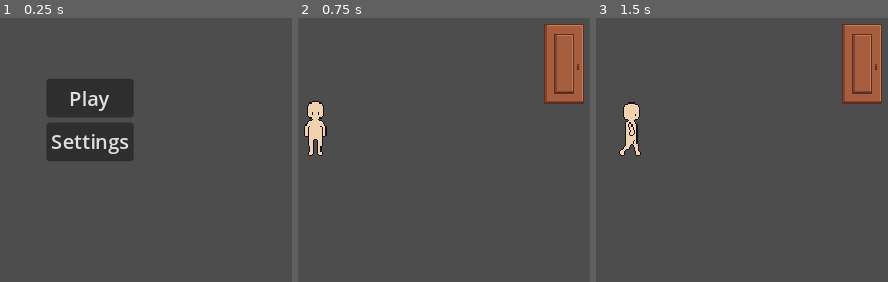
Above: before the commit, frames 1-3 (left to right).
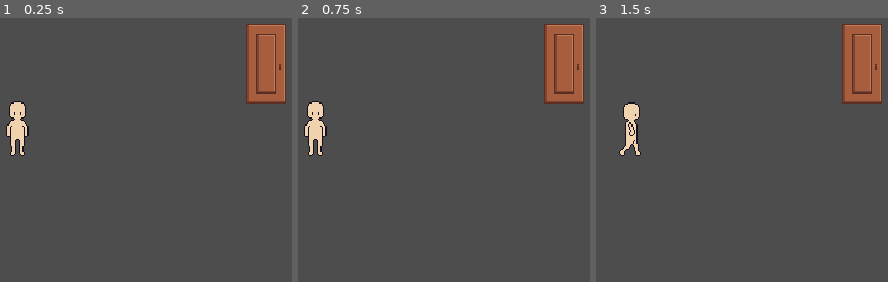
Above: after the commit, the same moments.

Repository: cristian-tentella/enigma-gioco
Game: Godot game, scene res://game/game.tscn
Same seed, same stepped clock (60 frames per second), same inputs: the game is played once before the commit and once after it. Before the commit the project starts from res://ui/start_menu/start_menu.tscn.
Inputs (mouse positions are in pixels of both pictures, inside the frame that each line leads up to):
- Up to frame 1 (0.25 s): no input
- Up to frame 2 (0.75 s): click (388, 97) at 0.5 s, where only the run before the commit has a clickable "Play"
- Up to frame 3 (1.5 s): tap Enter at 1.25 s; move the mouse to (861, 97) at 1.27 s; hold D (move_right) from 1.28 s (still down); hold Space (interact) from 1.28 s (still down); click (861, 97) at 1.42 s

The runs differ from the first frame. In frame 1, 13% of the frame differs, in the area x 2-98%, y 2-55%; in frame 2, nothing differs; in frame 3, nothing differs.

Commit message:
Continue project restructure

Diff:
--- a/components/interaction_detector/interaction_detector.gd
+++ b/components/interaction_detector/interaction_detector.gd
@@ -2,16 +2,13 @@
 extends Area2D
 
 
-const interaction_handler_script = preload("res://game/modules/interaction_handler.gd")
-
 @onready var interactions: Array[Interaction]
-@onready var interaction_handler = interaction_handler_script.new()
 
 
 func activate_closest_interaction():
 	if interactions.is_empty():
 		return
-	interaction_handler.handle_interaction(find_closest_interaction())
+	InteractionManager.handle_interaction(find_closest_interaction())
 
 
 func _on_area_entered(area: Area2D):
--- a/game/entities/player/player.gd
+++ b/game/entities/player/player.gd
@@ -1,10 +1,10 @@
+class_name Player
 extends CharacterBody2D
 
 
 @onready var animated_sprite = $AnimatedSprite2D
 @onready var interaction_detector = $InteractionDetector
 
-const pause_menu_scene = preload("res://ui/pause_menu/pause_menu.tscn")
 
 @export_category("Settings")
 @export_group("Movement constants")
@@ -18,17 +18,30 @@
 var movement_actions_queue: Array[String]
 
 
-func _physics_process(delta: float):
-	update_velocity(delta)
-	move_and_slide()
+func _ready():
+	InputManager.movement_action_pressed.connect(
+		func(movement_action: String):
+			self.movement_actions_queue.append(movement_action)
+	)
+
+	InputManager.movement_action_released.connect(
+		func(movement_action: String):
+			self.movement_actions_queue.erase(movement_action)
+	)
+
+	StateManager.player_can_move.connect(
+		func(player_can_move: bool):
+			if not player_can_move:
+				self.movement_actions_queue.clear()
+	)
 
 
-func _unhandled_input(event: InputEvent):
-	update_movement_actions_list(event)
-	handle_remaining_actions(event)
+func _physics_process(delta: float):
 	update_input_vector()
 	update_animated_sprite()
 	update_interaction_detector_position()
+	update_velocity(delta)
+	move_and_slide()
 
 
 func update_velocity(delta: float):
@@ -37,18 +50,8 @@
 	else:
 		self.velocity = self.velocity.lerp(
 			self.MAX_SPEED * self.input.normalized(),
-			self.ACCELERATION * delta
+			self.ACCELERATION * delta,
 		)
-
-
-func update_movement_actions_list(event: InputEvent):
-	for movement_action in self.MOVEMENT_ACTIONS:
-		if event.is_action_pressed(movement_action):
-			self.movement_actions_queue.append(movement_action)
-		if event.is_action_released(movement_action):
-			self.movement_actions_queue.erase(movement_action)
-	if not StateManager.should_player_be_able_to_move():
-		self.movement_actions_queue.clear()
 
 
 func update_input_vector():
@@ -58,12 +61,6 @@
 		new_input += get_vector_from_movement_action(movement_action)
 
 	self.input = new_input
-
-
-func handle_remaining_actions(event: InputEvent):
-	# TODO: find a better place for this
-	if event.is_action_pressed("interact"):
-		self.interaction_detector.activate_closest_interaction()
 
 
 func update_animated_sprite():
--- a/game/game.gd
+++ b/game/game.gd
@@ -1,2 +1,8 @@
-class_name Game
 extends Node
+
+
+@onready var player = $Player
+
+
+func _ready():
+	StateManager.player = player
--- a/game/game.tscn
+++ b/game/game.tscn
@@ -17,5 +17,5 @@
 
 [node name="House" parent="." instance=ExtResource("2_535vp")]
 
-[node name="Player" parent="House" instance=ExtResource("3_8jufx")]
+[node name="Player" parent="." instance=ExtResource("3_8jufx")]
 position = Vector2(262, 187)
--- a/game/modules/interaction_handler.gd
+++ /dev/null
@@ -1,20 +0,0 @@
-class_name InteractionHandler
-extends Node
-
-
-func handle_interaction(interaction: Interaction):
-	if interaction is ContainerInteraction:
-		handle_container_interaction(interaction)
-	elif interaction is DialogueInteraction:
-		handle_dialogue_interaction(interaction)
-
-
-func handle_container_interaction(interaction: ContainerInteraction):
-	if interaction.animated_sprite.animation == interaction.open_animation:
-		interaction.animated_sprite.animation = interaction.close_animation
-	else:
-		interaction.animated_sprite.animation = interaction.open_animation
-
-
-func handle_dialogue_interaction(interaction: DialogueInteraction):
-	DialogueManager.process_dialogue_interaction(interaction)
--- a/localization/dialogue/dialogues.gd
+++ b/localization/dialogue/dialogues.gd
@@ -1,6 +1,6 @@
 extends Node
 
 
-const dialogues = {
+const dialogues: Dictionary = {
 	"test": ["test_1", "test_2", "test_3"],
 }
--- /dev/null
+++ b/managers/dialogue.gd
@@ -0,0 +1,27 @@
+extends Node
+
+
+const dialogues = preload("res://localization/dialogue/dialogues.gd").dialogues
+
+signal has_started_displaying
+signal has_finished_displaying
+
+
+func handle_dialogue_interaction(dialogue_interaction: DialogueInteraction):
+	var dialogue_lines_ids = _get_dialogue_lines_ids(dialogue_interaction.dialogue_id)
+	var dialogue_lines = _dialogue_lines_ids_to_dialogue_lines(dialogue_lines_ids)
+
+	UIManager.show_dialogue_box(dialogue_lines)
+
+
+func _get_dialogue_lines_ids(dialogue_id: String) -> Array:
+	assert(dialogues.has(dialogue_id))
+	return dialogues.get(dialogue_id)
+
+
+func _dialogue_lines_ids_to_dialogue_lines(dialogue_lines_ids: Array) -> Array:
+	var dialogue_lines = dialogue_lines_ids.map(
+		func(dialogue_line_id: String): return tr(dialogue_line_id)
+	)
+
+	return dialogue_lines
--- a/managers/dialogue_manager.gd
+++ /dev/null
@@ -1,37 +0,0 @@
-extends Node
-
-
-const dialogues = preload("res://localization/dialogue/dialogues.gd").dialogues
-const dialogue_box_scene = preload("res://ui/dialogue_box/dialogue_box.tscn")
-
-
-func process_dialogue_interaction(dialogue_interaction: DialogueInteraction):
-	if not dialogues.has(dialogue_interaction.dialogue_id):
-		return
-	var dialogue_lines_ids = dialogues.get(dialogue_interaction.dialogue_id)
-
-	var dialogue_lines: Array[String] = []
-	for dialogue_line_id in dialogue_lines_ids:
-		dialogue_lines.append(tr(dialogue_line_id))
-
-	_process_dialogue_lines(dialogue_lines)
-
-
-func _process_dialogue_lines(dialogue_lines: Array[String]):
-	if not StateManager.is_dialogue_box_shown:
-		var dialogue_box = _spawn_dialogue_box()
-		dialogue_box.start_dialogue(dialogue_lines)
-		await dialogue_box.dialogue_finished_showing
-		_kill_dialogue_box(dialogue_box)
-
-
-func _spawn_dialogue_box() -> DialogueBox:
-	var dialogue_box = dialogue_box_scene.instantiate()
-	add_child(dialogue_box)
-	StateManager.is_dialogue_box_shown = true
-	return dialogue_box
-
-
-func _kill_dialogue_box(dialogue_box: DialogueBox):
-	dialogue_box.queue_free()
-	StateManager.is_dialogue_box_shown = false
--- /dev/null
+++ b/managers/input.gd
@@ -0,0 +1,43 @@
+extends Node
+
+
+const MOVE_UP = "move_up"
+const MOVE_DOWN = "move_down"
+const MOVE_RIGHT = "move_right"
+const MOVE_LEFT = "move_left"
+const INTERACT = "interact"
+
+const MOVEMENT_ACTIONS = [
+	MOVE_UP,
+	MOVE_DOWN,
+	MOVE_RIGHT,
+	MOVE_LEFT,
+]
+
+signal movement_action_pressed(movement_action: String)
+signal movement_action_released(movement_action: String)
+
+signal advance_dialogue
+
+
+func _input(input_event: InputEvent):
+	if StateManager.should_player_be_able_to_move:
+		_process_player_input_event(input_event)
+	else:
+		_process_ui_input_event(input_event)
+
+
+func _process_player_input_event(input_event: InputEvent):
+	for movement_action in MOVEMENT_ACTIONS:
+		if input_event.is_action_pressed(movement_action):
+			movement_action_pressed.emit(movement_action)
+		if input_event.is_action_released(movement_action):
+			movement_action_released.emit(movement_action)
+
+	if input_event.is_action_pressed(INTERACT):
+		StateManager.player.interaction_detector.activate_closest_interaction()
+
+
+func _process_ui_input_event(input_event: InputEvent):
+	if input_event.is_action_pressed(INTERACT):
+		self.advance_dialogue.emit()
--- /dev/null
+++ b/managers/interaction.gd
@@ -0,0 +1,19 @@
+extends Node
+
+
+func handle_interaction(interaction: Interaction):
+	if interaction is ContainerInteraction:
+		handle_container_interaction(interaction)
+	elif interaction is DialogueInteraction:
+		handle_dialogue_interaction(interaction)
+
+
+func handle_container_interaction(container_interaction: ContainerInteraction):
+	if container_interaction.animated_sprite.animation == container_interaction.open_animation:
+		container_interaction.animated_sprite.animation = container_interaction.close_animation
+	else:
+		container_interaction.animated_sprite.animation = container_interaction.open_animation
+
+
+func handle_dialogue_interaction(dialogue_interaction: DialogueInteraction):
+	DialogueManager.handle_dialogue_interaction(dialogue_interaction)
--- /dev/null
+++ b/managers/state.gd
@@ -0,0 +1,31 @@
+extends Node
+
+
+var player: Player
+
+var is_a_dialogue_in_progress = false
+var should_player_be_able_to_move = true
+
+signal player_can_move(player_can_move: bool)
+
+
+func _ready():
+	UIManager.lock.connect(
+		func():
+			player_can_move.emit(false)
+			self.should_player_be_able_to_move = false
+	)
+	UIManager.unlock.connect(
+		func():
+			player_can_move.emit(true)
+			self.should_player_be_able_to_move = true
+	)
+
+	DialogueManager.has_started_displaying.connect(
+		func():
+			self.is_a_dialogue_in_progress = true
+	)
+	DialogueManager.has_finished_displaying.connect(
+		func():
+			self.is_a_dialogue_in_progress = false
+	)
--- a/managers/state_manager.gd
+++ /dev/null
@@ -1,10 +0,0 @@
-extends Node
-
-
-var is_game_paused = false
-var is_inventory_open = false
-var is_dialogue_box_shown = false
-
-
-func should_player_be_able_to_move():
-	return not (is_game_paused or is_inventory_open or is_dialogue_box_shown)
--- /dev/null
+++ b/managers/ui.gd
@@ -0,0 +1,37 @@
+extends Node
+
+
+@onready var ui = get_node("/root/Game/UI")
+
+@onready var dialogue_box_scene = preload("res://ui/dialogue_box/dialogue_box.tscn")
+
+
+signal spawn(ui_element: Control)
+signal kill(ui_element: Control)
+
+signal lock
+signal unlock
+
+
+func _spawn_ui_element(ui_element: Control) -> Control:
+	ui.add_child(ui_element)
+	spawn.emit(ui_element)
+	return ui_element
+
+
+func _kill_ui_element(ui_element: Control):
+	ui_element.queue_free()
+	kill.emit(ui_element)
+
+
+func show_dialogue_box(dialogue_lines: Array):
+	var dialogue_box: DialogueBox = _spawn_ui_element(
+		dialogue_box_scene.instantiate()
+	)
+	lock.emit()
+
+	dialogue_box.start_dialogue(dialogue_lines)
+	await DialogueManager.has_finished_displaying
+
+	unlock.emit()
+	_kill_ui_element(dialogue_box)
--- a/project.godot
+++ b/project.godot
@@ -11,13 +11,16 @@
 [application]
 
 config/name="enigma-gioco"
-run/main_scene="res://ui/start_menu/start_menu.tscn"
+run/main_scene="res://game/game.tscn"
 config/features=PackedStringArray("4.2", "Mobile")
 
 [autoload]
 
-StateManager="*res://managers/state_manager.gd"
-DialogueManager="*res://managers/dialogue_manager.gd"
+DialogueManager="*res://managers/dialogue.gd"
+InputManager="*res://managers/input.gd"
+InteractionManager="*res://managers/interaction.gd"
+StateManager="*res://managers/state.gd"
+UIManager="*res://managers/ui.gd"
 
 [dialogue_manager]
 
--- a/ui/dialogue_box/dialogue_box.gd
+++ b/ui/dialogue_box/dialogue_box.gd
@@ -2,16 +2,14 @@
 extends Control
 
 
-signal skip_dialogue_line()
-signal dialogue_finished_showing()
+func start_dialogue(dialogue_lines: Array):
+	DialogueManager.has_started_displaying.emit()
 
-
-func start_dialogue(dialogue_lines: Array[String]):
 	for dialogue_line in dialogue_lines:
 		_process_dialogue_line(dialogue_line)
-		await self.skip_dialogue_line
+		await InputManager.advance_dialogue
 
-	self.dialogue_finished_showing.emit()
+	DialogueManager.has_finished_displaying.emit()
 
 
 func _process_dialogue_line(dialogue_line: String):
@@ -31,8 +29,3 @@
 	else:
 		title_label.hide()
 		body_label.text = dialogue_line
-
-
-func _unhandled_input(event: InputEvent):
-	if event.is_action_pressed("interact"):
-		self.skip_dialogue_line.emit()
Not shown: 1 places in game/game.tscn that only renumber resources
